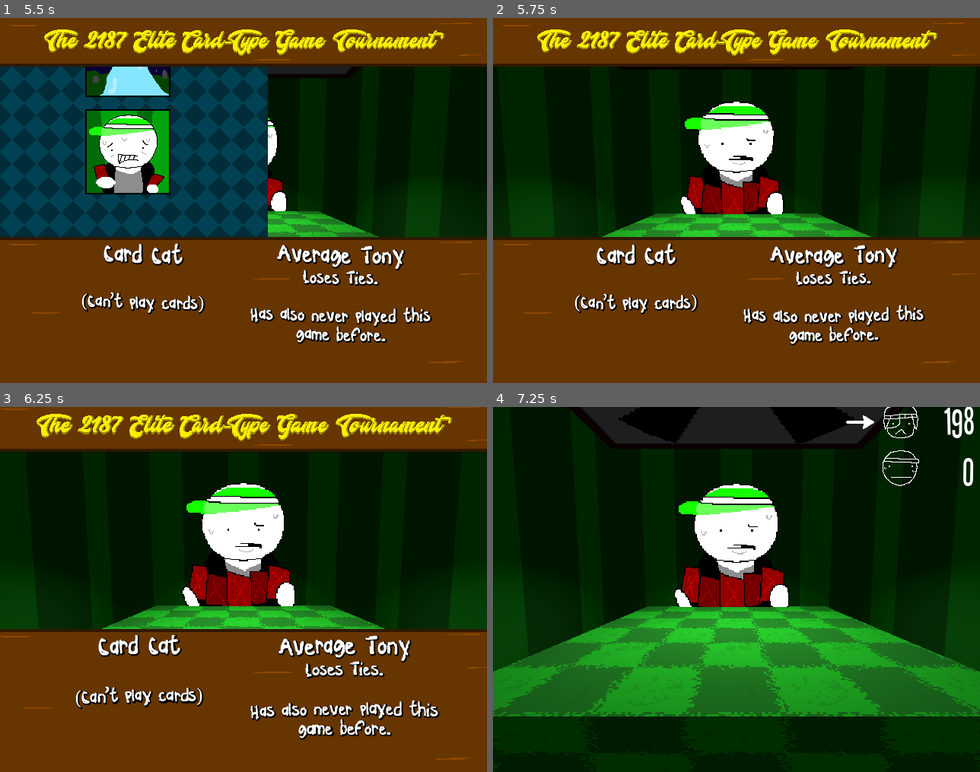
Above: before the commit, frames 1-4 (two rows, left to right).
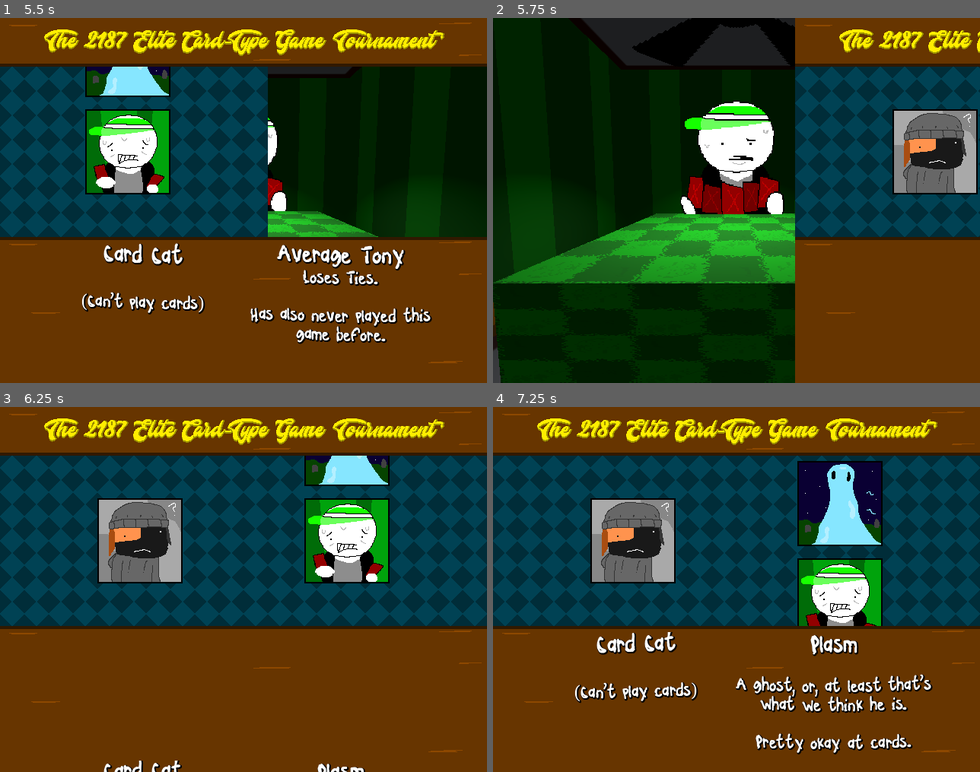
Above: after the commit, the same moments.

Repository: willslyman/kat-kards
Game: Godot game, scene res://scenes/main.tscn
Two runs of this game, one before a commit and one after it. Both use one fixed random seed, a clock stepped at 60 frames per second and the inputs below.
Inputs (mouse positions are in pixels of both pictures, inside the frame that each line leads up to):
- Up to frame 1 (5.5 s): click "Enter the Tournament!" at 0.5 s; tap Enter (debug) at 1.25, 4.9 s; move the mouse to (350, 182) at 1.27 s; press the mouse at (350, 182) at 1.28 s; move the mouse to (146, 218) at 2.02 s; release the mouse at (146, 218) at 2.03 s; click (146, 218) at 2.1 s; move the mouse to (292, 120) at 2.77 s; press the mouse at (292, 120) at 2.78 s; move the mouse to (219, 273) at 3.52 s; release the mouse at (219, 273) at 3.53 s; click (219, 273) at 3.6 s; move the mouse to (389, 255) at 4.27 s; press the mouse at (389, 255) at 4.28 s; move the mouse to (97, 145) at 5.02 s; release the mouse at (97, 145) at 5.03 s; click (97, 145) at 5.1 s
- Up to frame 2 (5.75 s): tap Q (debug2, bound only after the commit) at 5.65 s
- Up to frame 3 (6.25 s): move the mouse to (267, 589) at 5.77 s; press the mouse at (267, 589) at 5.78 s
- Up to frame 4 (7.25 s): move the mouse to (663, 498) at 6.52 s; release the mouse at (663, 498) at 6.53 s; click (663, 498) at 6.6 s

Frame 1 is identical in both runs. In frame 2, 54% of the frame differs, in the area x 0-100%, y 0-100%; in frame 3, 58%; in frame 4, 99%.

Commit message:
win entire game sfx

Diff:
--- a/project.godot
+++ b/project.godot
@@ -43,6 +43,11 @@
 "events": [Object(InputEventKey,"resource_local_to_scene":false,"resource_name":"","device":-1,"window_id":0,"alt_press …(195 unchanged characters)…
 ]
 }
+debug2={
+"deadzone": 0.2,
+"events": [Object(InputEventKey,"resource_local_to_scene":false,"resource_name":"","device":-1,"window_id":0,"alt_pressed":false,"shift_pressed":false,"ctrl_pressed":false,"meta_pressed":false,"pressed":false,"keycode":0,"physical_keycode":81,"key_label":0,"unicode":113,"location":0,"echo":false,"script":null)
+]
+}
 
 [rendering]
 
--- a/scenes/main.tscn
+++ b/scenes/main.tscn
@@ -20,6 +20,7 @@
 [ext_resource type="Texture2D" uid="uid://cyskiqhcbd1l8" path="res://textures/win_bg.png" id="17_gqmmt"]
 [ext_resource type="Texture2D" uid="uid://blnfn4lrrcj8r" path="res://textures/table1.png" id="17_muem4"]
 [ext_resource type="AudioStream" uid="uid://22mbceivc6fj" path="res://sound/card_select_1.ogg" id="20_gqmmt"]
+[ext_resource type="AudioStream" uid="uid://hj4wfd3o06dl" path="res://sound/win.ogg" id="20_og1vs"]
 [ext_resource type="AudioStream" uid="uid://cxnym1jevcvrv" path="res://sound/card_click.ogg" id="21_yc10j"]
 [ext_resource type="AudioStream" uid="uid://p6jo7vm6vj4c" path="res://music/opp1.ogg" id="22_jscy8"]
 [ext_resource type="AudioStream" uid="uid://dkrijwdi8hfmb" path="res://sound/win_game.ogg" id="22_y6deb"]
@@ -1294,6 +1295,9 @@
 text = "Menu"
 flat = true
 
+[node name="WinSFX" type="AudioStreamPlayer" parent="Win"]
+stream = ExtResource("20_og1vs")
+
 [node name="CardPlay" type="AudioStreamPlayer" parent="."]
 stream = ExtResource("20_gqmmt")
 volume_db = -6.0
--- a/scripts/arena.gd
+++ b/scripts/arena.gd
@@ -119,6 +119,10 @@
 	if event.is_action_pressed("debug"):
 		player_score += 99
 		#main.face_next_opponent()
+
+	if event.is_action_pressed("debug2"):
+		#player_score += 99
+		main.face_next_opponent()
 
 func deal_cards() -> void:
 	round_label.text = str(current_round) + "/" + str(current_max_rounds)
--- a/scripts/main.gd
+++ b/scripts/main.gd
@@ -57,6 +57,7 @@
 	# win!
 	if current_game == 2:
 		$Win/AnimationPlayer.play("win")
+		$Win/WinSFX.play()
 		await get_tree().create_timer(0.5, false).timeout
 		arena.queue_free()
 
Not shown: 1 places in scenes/main.tscn that only renumber resources
Not shown, added: sound/win.ogg.import
Not shown, added: sound/win.ogg
